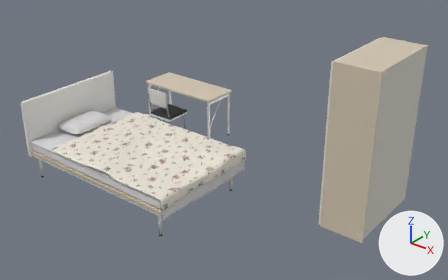
Before and after pictures for a commit that changed the Blender file rooms/Courtyard43/assets/furniture/Courtyard43-furniture.blend.
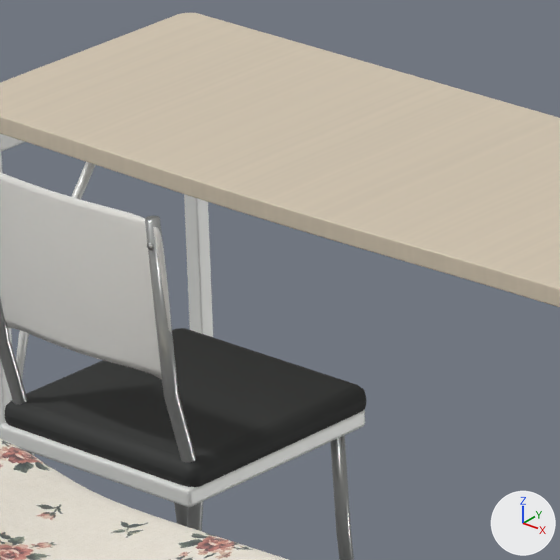
There are two pictures of each version: one whole from a 50 mm lens placed at (4.66, -6.93, 4.14), pointed at (0.28, -1.46, 0.75), one close up on the part from 34% to 46% of the width and 25% to 45% of the height. The axes (+X, +Y, +Z) are drawn at lower right. The lights are the same throughout. The last two pictures show the newer version.

Names of what the first close-up shows: 'C43_ChairBackFrame0', 'C43_ChairBackFrame1', 'C43_ChairBlackCushion', 'C43_ChairFrontLeg1', 'C43_ChairSeatFrame', 'C43_ChairWhiteCurvedBack', 'C43_DeskSideBrace0', 'C43_DeskSquareLeg00', 'C43_DeskTop', 'C43_FloralDuvet' and 3 more.
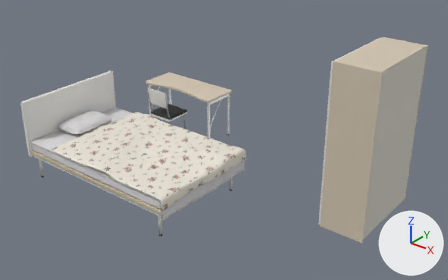
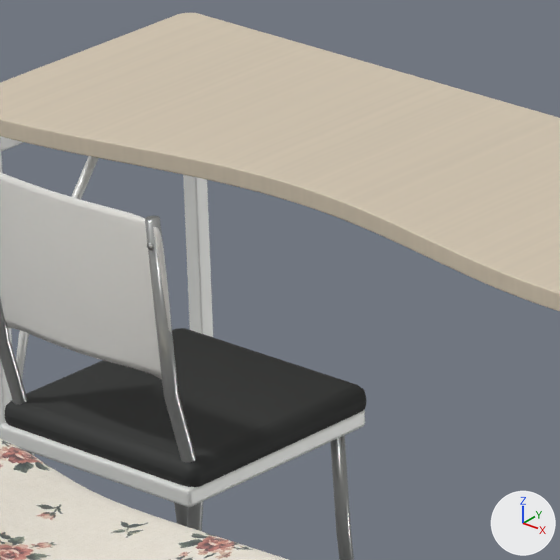
Where the change shows, as pixel boxes (x1, y1, x2, y2) in the close-ups (560 x 560 px):
```json
{"object": "C43_DeskTop", "change": "reshaped", "before": [0, 13, 560, 307], "after": [0, 13, 560, 311]}
```

Edits to the scene script, one JSON object a line:
```json
{"block": "me_c43_desk_roundedcurvedtopmesh", "where": "me_c43_desk_roundedcurvedtopmesh.from_pydata(...)  # 166 vertices, 85 faces; spans x -0.65..0.65, y -0.275..0.275, z -0.015..0.015"}
{"block": "me_c43_desk_roundedcurvedtopmesh", "where": "# used by ob_c43_desktop; parent = ob_c43_desk; location = (-1.35, -0.305, 0.725)"}
{"block": "me_c43_desk_roundedcurvedtopmesh", "change": "me_c43_desk_roundedcurvedtopmesh part 1: 130 of 166 vertices moved; they spanned x -0.65..0.65, y -0.275..-0.228, z -0.015..0.015 and now span x -0.65..0.65, y -0.275..-0.195, z -0.015..0.015; mean shift (0.0, 0.022, 0.0); largest move (0.0, -0.275, -0.015) -> (0.0, -0.195, -0.015)"}
```
